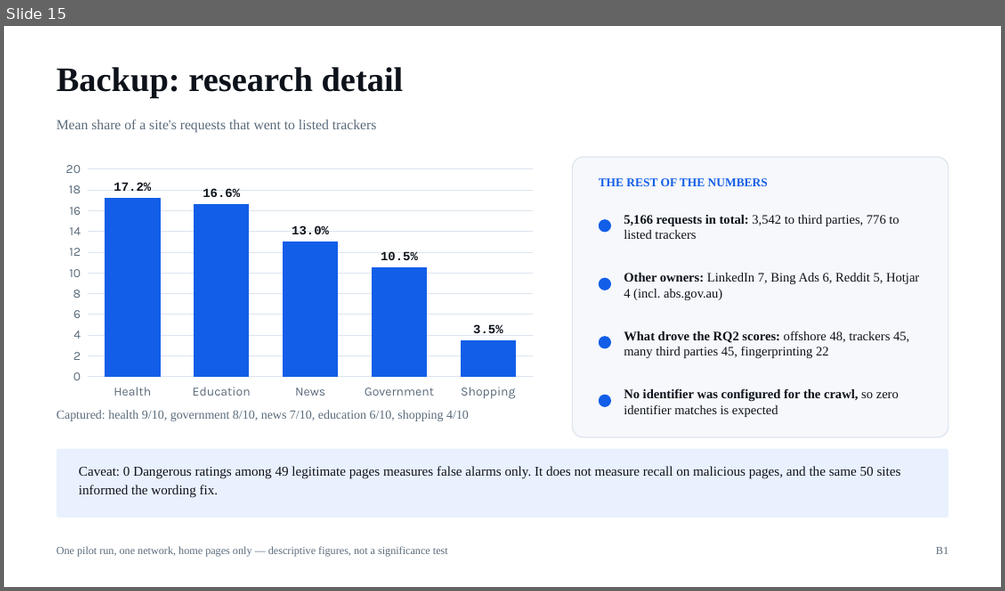
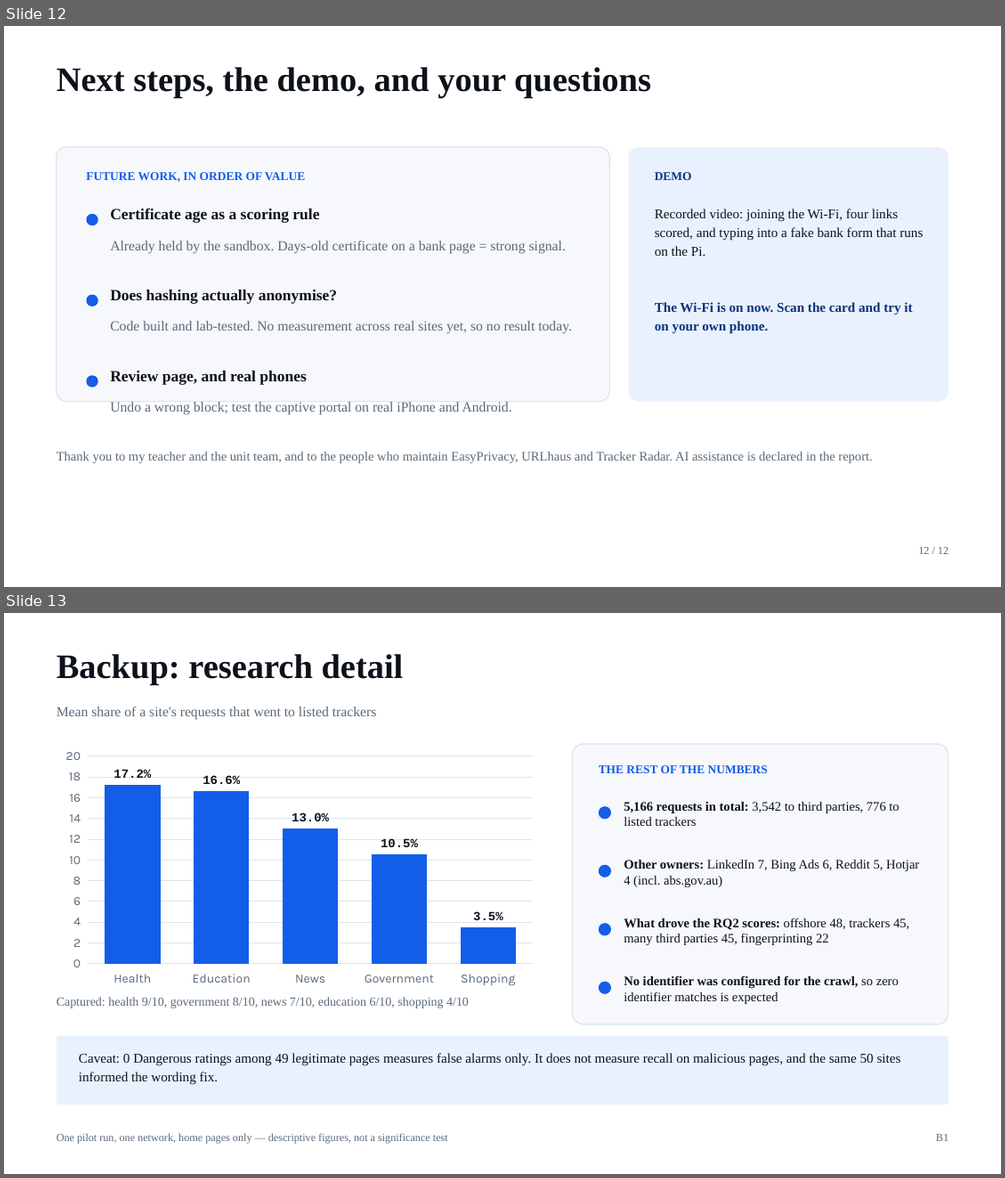
Before and after one commit to thanhdat23102005/DataExodus, a slide deck: DataExodus_Final_Presentation.pptx. Shown one above the other, each under a label of ours: slide 15 before the commit, slides 12 and 13 after it. The pictures are 1005x591 and 1005x1178 pixels, drawn with LibreOffice and Linux fonts; fonts in the diff are those of the drawing. Boxes give left, top, right and bottom in pixels: in the first picture for what was removed or moved away, otherwise in the second. Text is boxed around its words. In the diff, an @@ line names an element or a change of style, - is before the commit and + after.

```diff
--- a/DataExodus_Final_Presentation.pptx
+++ b/DataExodus_Final_Presentation.pptx
@@ slide 12 added at (4, 26, 1001, 587), background #FFFFFF @@
@@ text added at (57, 67, 651, 98), 33 pt, text #0D121A, bold @@
+Next steps, the demo, and your questions
@@ rounded rectangle added at (57, 147, 610, 402), fill #F6F8FB, outline #DCE4EE 1 pt @@
@@ rounded rectangle added at (629, 147, 948, 402), fill #EAF1FE @@
@@ text added at (86, 172, 305, 182), 11.5 pt, text #125EE8, bold @@
+FUTURE WORK, IN ORDER OF VALUE
@@ text added at (655, 172, 692, 180), 11.5 pt, text #0B337A, bold @@
+DEMO
@@ text added at (110, 208, 319, 223), 15 pt, text #0D121A, bold @@
+Certificate age as a scoring rule
@@ text added at (655, 208, 922, 256), 13 pt, text #0D121A @@
+Recorded video: joining the Wi-Fi, four links scored, and typing into a fake bank form that runs on the Pi.
@@ ellipse added at (86, 214, 98, 225), fill #125EE8 @@
@@ text added at (110, 240, 566, 253), 13.5 pt, text #5A6B7B @@
+Already held by the sandbox. Days-old certificate on a bank page = strong signal.
@@ text added at (110, 289, 337, 304), 15 pt, text #0D121A, bold @@
+Does hashing actually anonymise?
@@ ellipse added at (86, 295, 98, 306), fill #125EE8 @@
@@ text added at (655, 302, 912, 334), 13 pt, text #0B337A, bold @@
+The Wi-Fi is on now. Scan the card and try it on your own phone.
@@ text added at (110, 321, 572, 334), 13.5 pt, text #5A6B7B @@
+Code built and lab-tested. No measurement across real sites yet, so no result today.
@@ text added at (110, 370, 306, 384), 15 pt, text #0D121A, bold @@
+Review page, and real phones
@@ ellipse added at (86, 375, 98, 387), fill #125EE8 @@
@@ text added at (110, 402, 512, 414), 13.5 pt, text #5A6B7B @@
+Undo a wrong block; test the captive portal on real iPhone and Android.
@@ text added at (57, 451, 872, 463), 12.5 pt, text #5A6B7B @@
+Thank you to my teacher and the unit team, and to the people who maintain EasyPrivacy, URLhaus and Tracker Radar. AI assistance is declared in the report.
@@ text added at (918, 547, 948, 554), 10.5 pt, text #5A6B7B @@
+12 / 12
@@ what was slide 15 is now slide 13 @@
```
Also in this commit, not shown: 9 slides changed, 3 other slides added, 6 slides removed, 4 other files.
